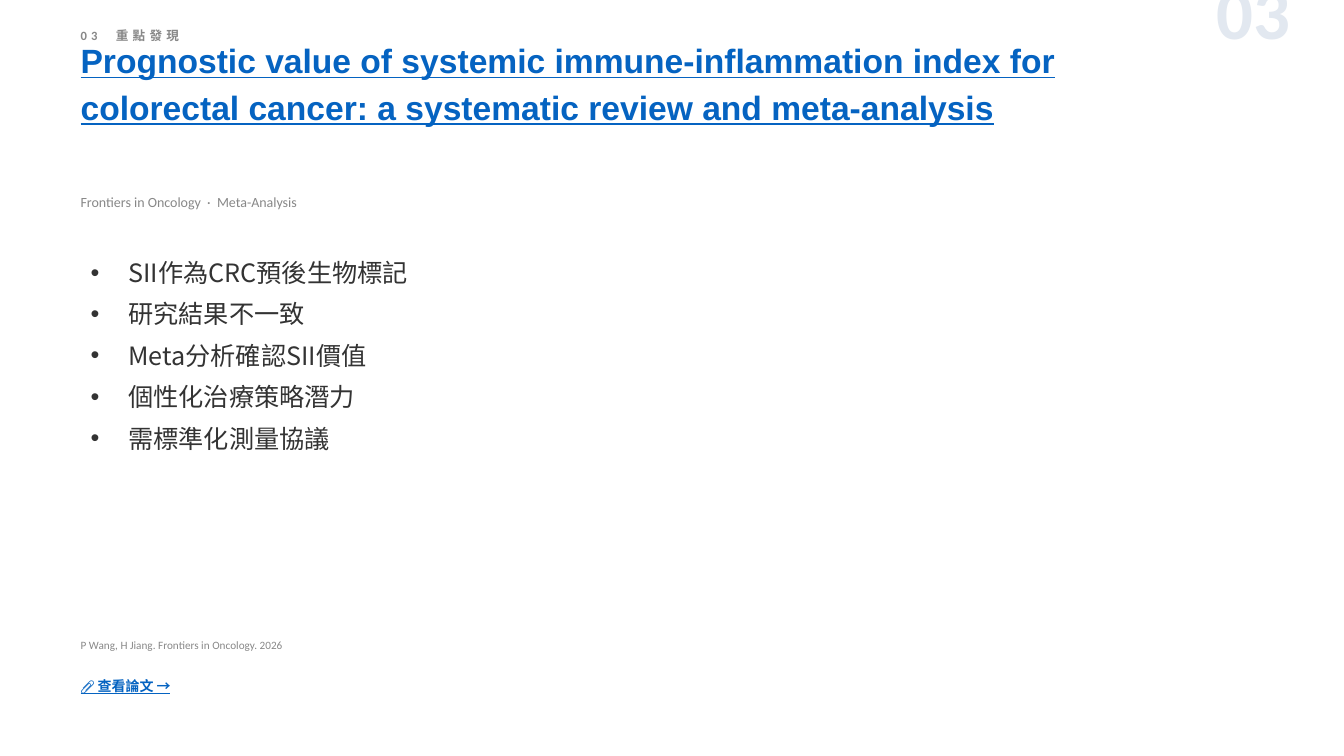
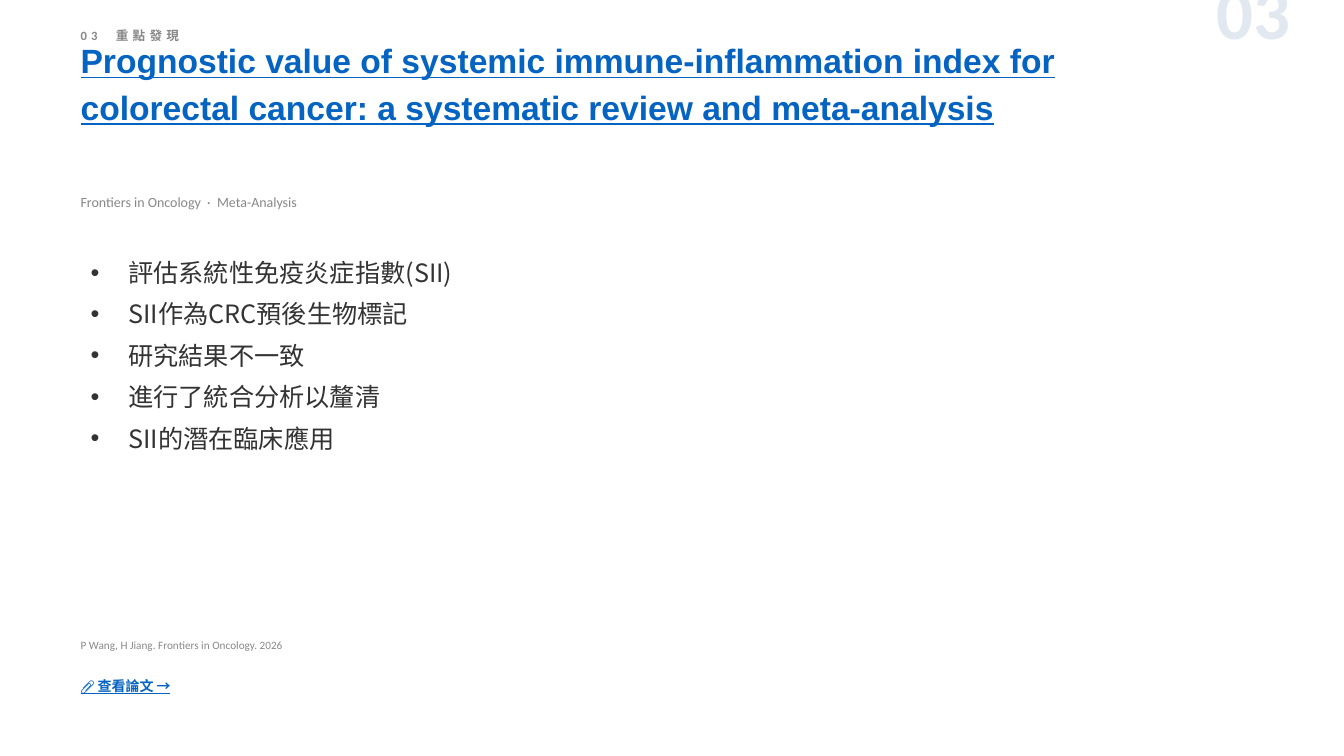
Before and after one commit to jejenhu-maker/colorectal-weekly-digest, a slide deck: slide 5 of docs/digest-zh.pptx. Drawn at 1344x756 pixels with LibreOffice and Linux fonts; fonts in the diff are those of the drawing. Boxes give left, top, right and bottom in pixels: in the first picture for what was removed or moved away, otherwise in the second. Text is boxed around its words. In the diff, an @@ line names an element or a change of style, - is before the commit and + after.

```diff
--- a/docs/digest-zh.pptx
+++ b/docs/digest-zh.pptx
@@ text at bbox=[128, 261, 452, 287]: paragraph added @@
+• 評估系統性免疫炎症指數(SII)
@@ text at bbox=[128, 385, 380, 450]: text changed @@
-• Meta分析確認SII價值
-• 個性化治療策略潛力
-• 需標準化測量協議
+• 進行了統合分析以釐清
+• SII的潛在臨床應用
```
Also in this commit, not shown: 11 other slides changed, 2 slides added, 2 slides removed, 2 other files.
